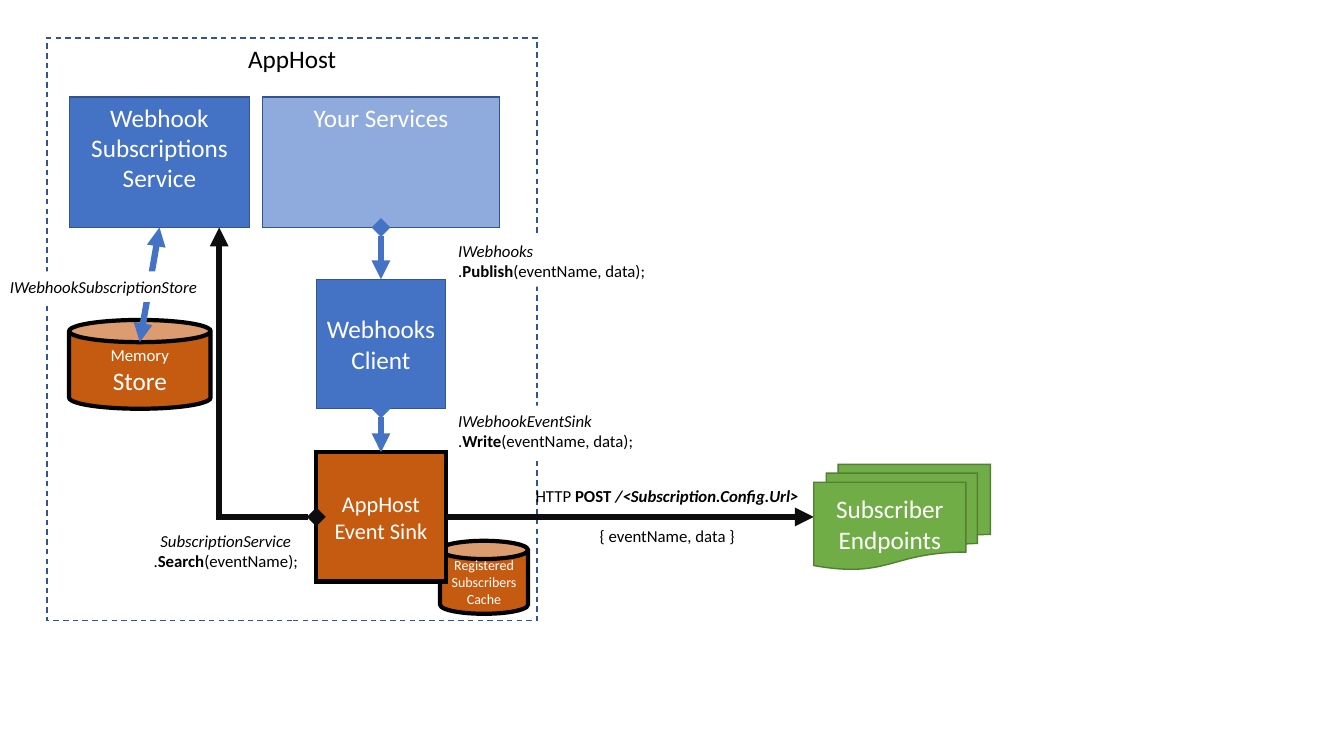
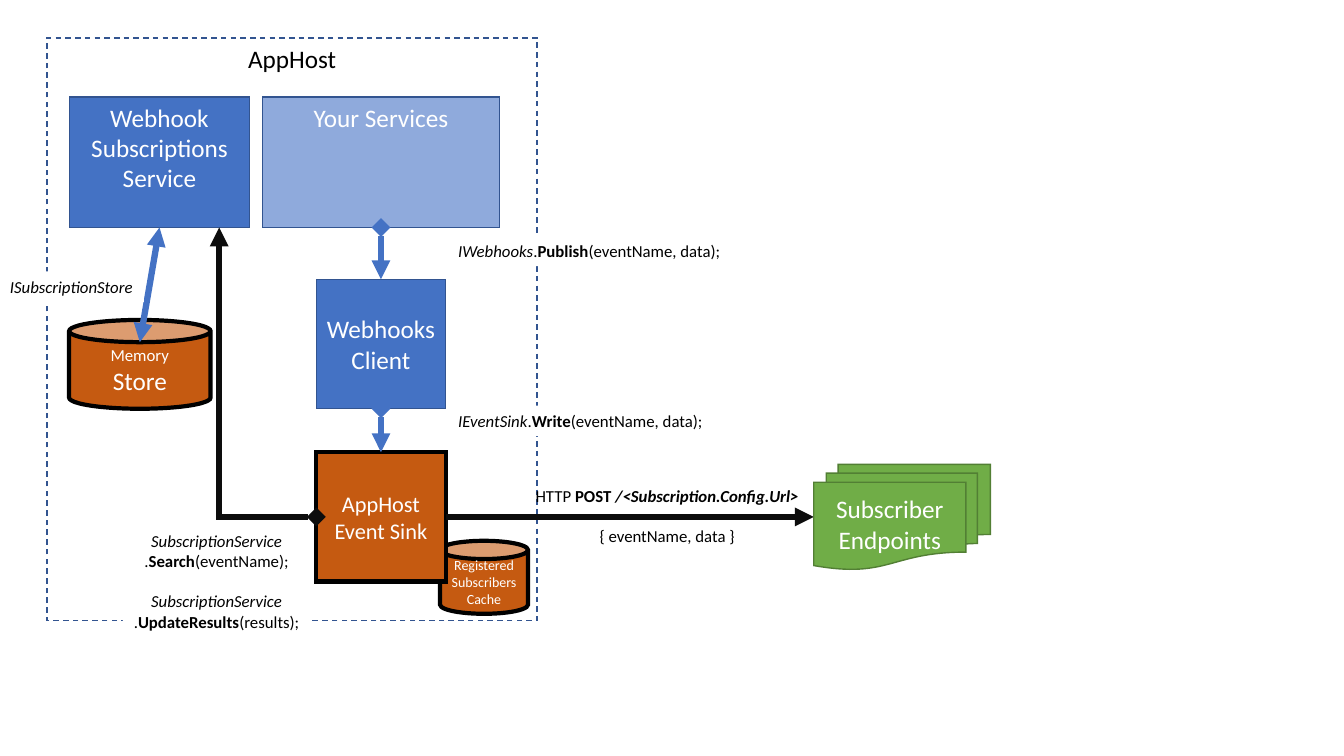
Before and after one commit to jezzsantos/ServiceStack.Webhooks, a slide deck: slide 2 of docs/images/Webhooks.pptx. Drawn at 1344x756 pixels with LibreOffice and Linux fonts; fonts in the diff are those of the drawing. Boxes give left, top, right and bottom in pixels: in the first picture for what was removed or moved away, otherwise in the second. Text is boxed around its words. In the diff, an @@ line names an element or a change of style, - is before the commit and + after.

```diff
--- a/docs/images/Webhooks.pptx
+++ b/docs/images/Webhooks.pptx
@@ text at bbox=[458, 245, 720, 259]: text changed @@
-IWebhooks
-.Publish(eventName, data);
+IWebhooks.Publish(eventName, data);
@@ text at bbox=[10, 281, 133, 296]: text changed @@
-IWebhookSubscriptionStore
+ISubscriptionStore
@@ text at bbox=[458, 415, 703, 429]: text changed @@
-IWebhookEventSink
-.Write(eventName, data);
+IEventSink.Write(eventName, data);
@@ text "SubscriptionService": place and size @@
-text "SubscriptionService" at bbox=[154, 535, 298, 569]
+text "SubscriptionService" at bbox=[134, 535, 299, 631]
@@ text at bbox=[134, 595, 299, 631]: paragraphs added @@
+SubscriptionService
+.UpdateResults(results);
```
Also in this commit, not shown: 2 other slides changed, 3 other files.
